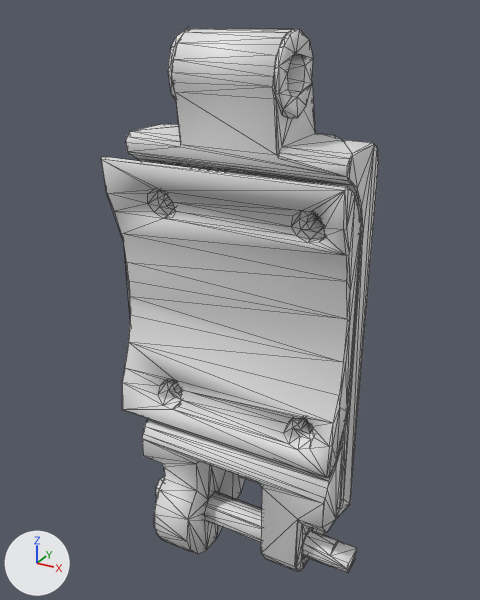
An edit to the COLLADA model public/page2/mesh042_r_proximal.dae, drawn before and after from the same camera.
Both versions are drawn from a 50 mm camera at (0.0607, -0.076, 0.0773) aimed at (0.0171, 0.0032, 0.0377). The lights are fixed; the arrows at lower left show +X, +Y and +Z. Mesh edges are drawn as thin lines. Materials are left out; every surface is plain grey.

Before the edit, the objects in view are built like this:
```python
me_right_proximal_002 = bpy.data.meshes.new('Right Proximal.002')
me_right_proximal_002.from_pydata(...)  # 1017 vertices, 2072 faces; spans x -0.0015..0.0385, y -0.008..0.012, z -0.008..0.0751
me_right_proximal_002.materials.append(mat_glay_003_002)
ob_right_proximal = bpy.data.objects.new('Right_Proximal', me_right_proximal_002)
ob_right_proximal.location = (0.0, 0.0, 0.0)
```
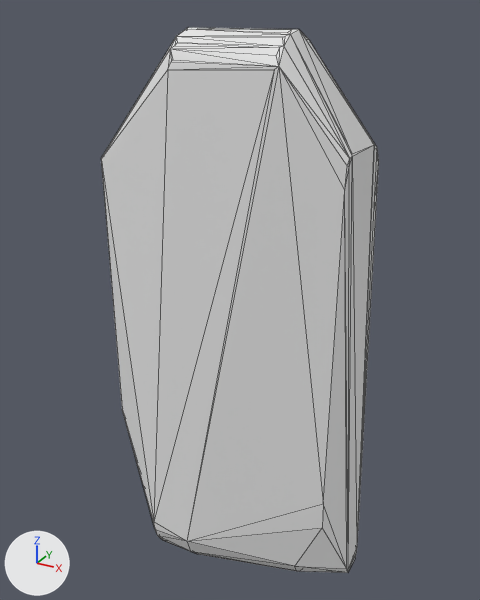
The change in detail:
me_right_proximal_002 is used by ob_right_proximal; location (0.0, 0.0, 0.0).
me_right_proximal_002 had 1017 vertices, 2072 faces and spanned x -0.0015..0.0385, y -0.008..0.012, z -0.008..0.0751.
me_right_proximal_002 now has 131 vertices, 258 faces and spans x -0.0015..0.0385, y -0.008..0.012, z -0.008..0.0751.
me_right_proximal_002 part 1: 784 vertices removed from x -0.0015..0.0384, y -0.0078..0.012, z -0.0068..0.075.
me_right_proximal_002 part 2: the surface is now shaded flat.

Where the change shows, as pixel boxes [x1, y1, x2, y2] in the pictures (480 x 600 px):
part 1 of me_right_proximal_002, deleted: before [101, 29, 374, 573]
